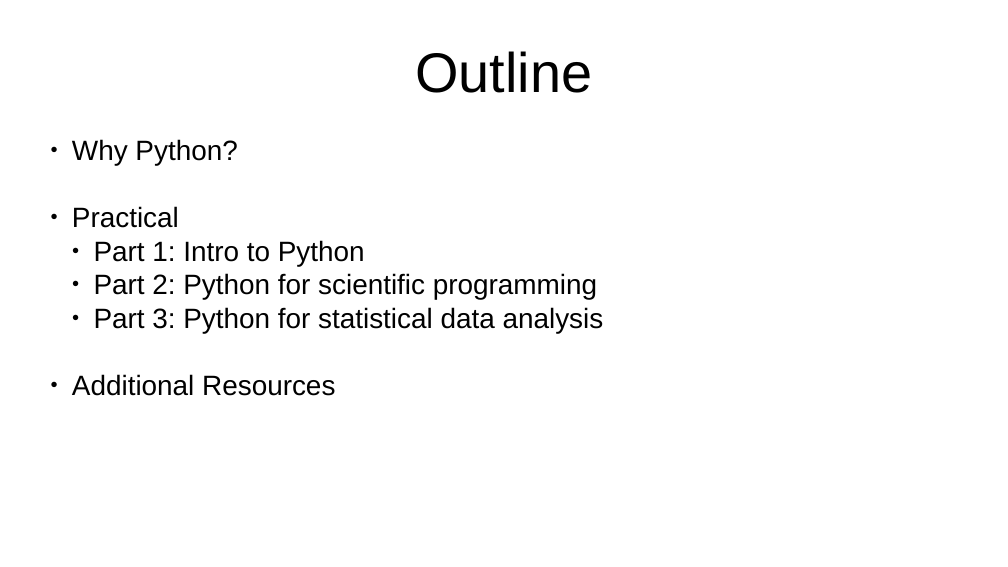
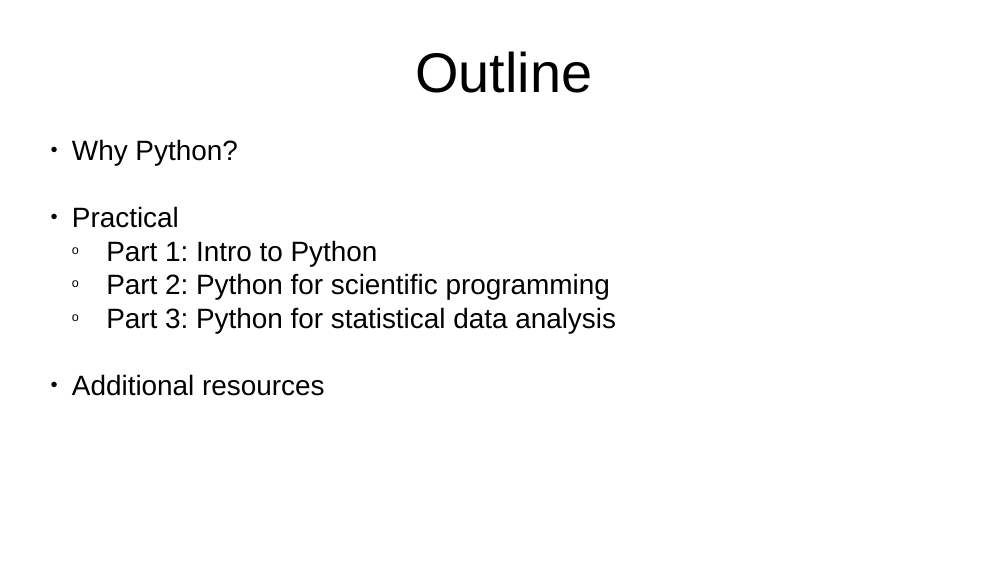
Before and after one commit to TimoFlesch/intro2python, a slide deck: slide 2 of slides/slides_2020.pptx. Drawn at 1008x567 pixels with LibreOffice and Linux fonts; fonts in the diff are those of the drawing. Boxes give left, top, right and bottom in pixels: in the first picture for what was removed or moved away, otherwise in the second. Text is boxed around its words. In the diff, an @@ line names an element or a change of style, - is before the commit and + after.

```diff
--- a/slides/slides_2020.pptx
+++ b/slides/slides_2020.pptx
@@ text at bbox=[106, 240, 616, 333]: bullet ● to o @@
@@ text at bbox=[72, 374, 324, 396]: text changed @@
-● Additional Resources
+● Additional resources
```
Also in this commit, not shown: 4 other slides changed, 3 other files.
